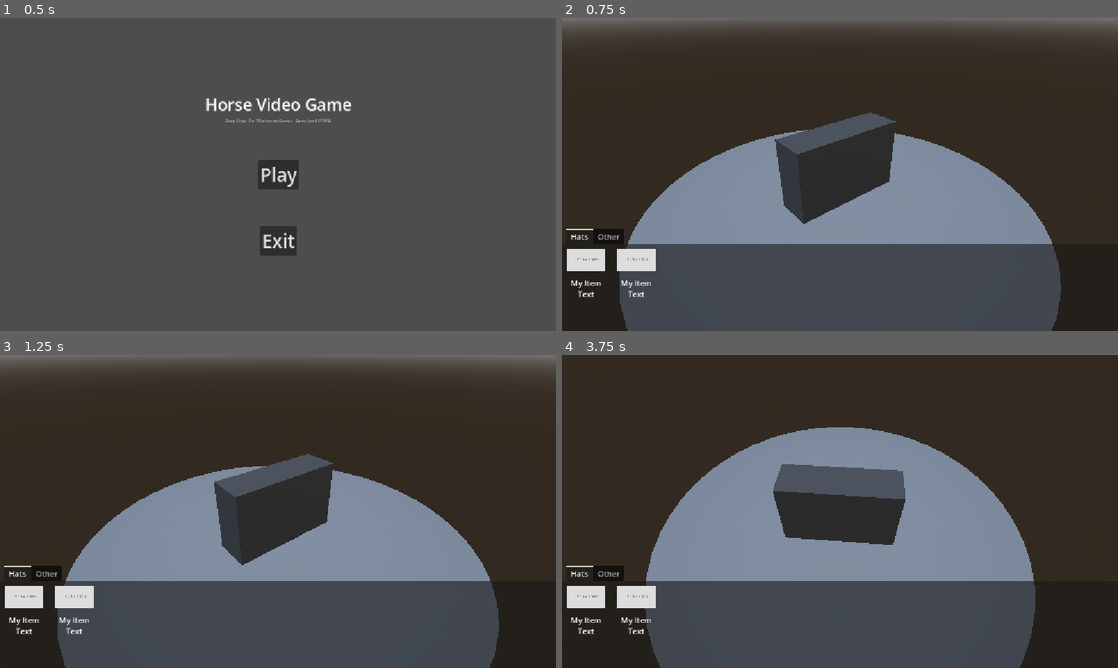
Above: before the commit, frames 1-4 (two rows, left to right).
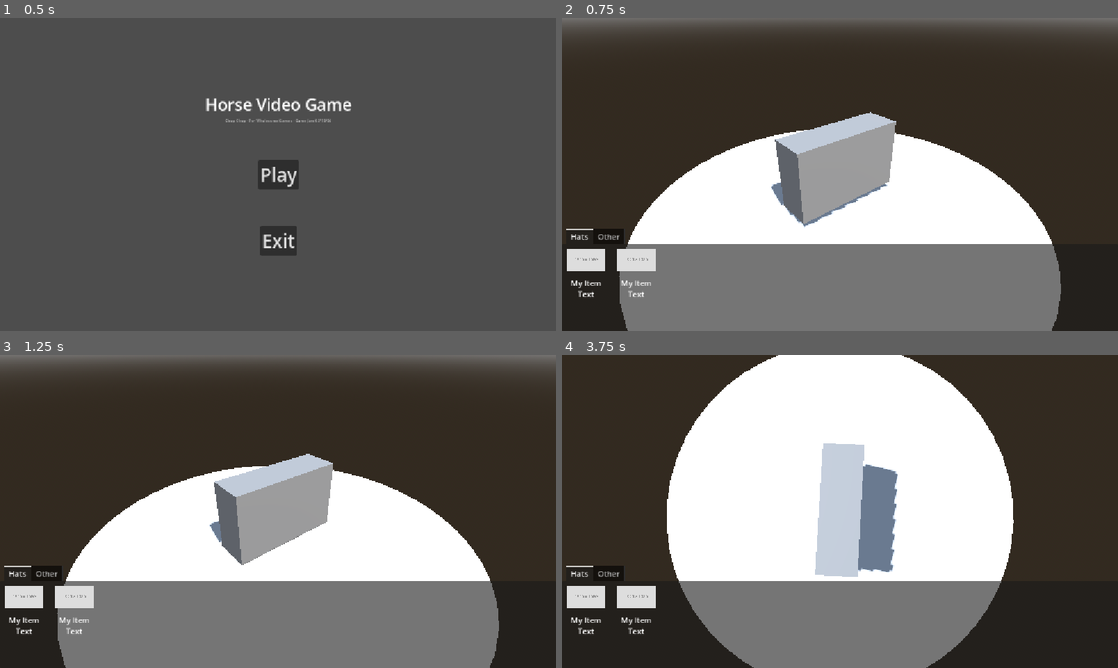
Above: after the commit, the same moments.

Repository: lukewhitingdev/gamejam-Bradys-Day-Out
Game: Godot game, scene res://Maps/MainMenuMap.tscn
Two runs of this game, one before a commit and one after it. Both use one fixed random seed, a clock stepped at 60 frames per second and the inputs below. The engine's default icon, where the game draws it, is replaced by a stand-in: a white triangle on a blue panel in a dark square.
Inputs (mouse positions are in pixels of both pictures, inside the frame that each line leads up to):
- Up to frame 1 (0.5 s): no input
- Up to frame 2 (0.75 s): click "Play" at 0.5 s
- Up to frame 3 (1.25 s): no input
- Up to frame 4 (3.75 s): tap Enter at 1.25, 2.75 s; move the mouse to (962, 495) at 1.27 s; hold Right mouse button (Right_Click) 1.28-2.03 s; tap Space at 2, 3.5 s; move the mouse to (812, 511) at 2.02 s; right-click (812, 511) at 2.1 s; move the mouse to (895, 442) at 2.77 s; hold Right mouse button (Right_Click) 2.78-3.53 s; move the mouse to (834, 517) at 3.52 s; right-click (834, 517) at 3.6 s

Frame 1 is identical in both runs. In frame 2, 42% of the frame differs, in the area x 10-90%, y 30-100%; in frame 3, 42%; in frame 4, 59%, in the area x 14-86%, y 0-100%.

Commit message:
Add dressup map shadows

Diff:
--- a/app/chopchop/GameObjects/dressup_camera.gd
+++ b/app/chopchop/GameObjects/dressup_camera.gd
@@ -20,6 +20,6 @@
 		Input.set_mouse_mode(Input.MOUSE_MODE_VISIBLE)
 
 	if event is InputEventMouseMotion && bMouseLook:
-		$SpringArm3D.rotation_degrees.y -= event.relative.x * 0.1
-		$SpringArm3D.rotation_degrees.x -= event.relative.y * 0.1
+		$SpringArm3D.rotation_degrees.y -= event.relative.x * 0.3
+		$SpringArm3D.rotation_degrees.x -= event.relative.y * 0.3
 		$SpringArm3D.rotation_degrees.x = clamp($SpringArm3D.rotation_degrees.x, -89, 2)
--- a/app/chopchop/Maps/DressupMap.tscn
+++ b/app/chopchop/Maps/DressupMap.tscn
@@ -25,9 +25,10 @@
 [node name="DressupCamera" parent="." unique_id=648718780 instance=ExtResource("1_w1bt5")]
 transform = Transform3D(1, 0, 0, 0, 1, 0, 0, 0, 1, 0, 0.49659622, 0)
 
-[node name="SpotLight3D" type="SpotLight3D" parent="." unique_id=1223098705]
-transform = Transform3D(1, 0, 0, 0, -4.371139e-08, 1, 0, -1, -4.371139e-08, 0, 10.807005, 0)
-spot_range = 21.871
+[node name="DirectionalLight3D" type="DirectionalLight3D" parent="." unique_id=825842716]
+transform = Transform3D(0.8067472, 0.18124612, 0.56241345, -0.56676304, -0.031889994, 0.82326347, 0.16714866, -0.9829206, 0.07699642, 3.3882654, 10.050013, 0.40582454)
+shadow_enabled = true
+shadow_bias = 0.0
 
 [node name="WorldEnvironment" type="WorldEnvironment" parent="." unique_id=197145423]
 environment = SubResource("Environment_h66jr")
Not shown, changed: app/chopchop/export_presets.cfg
Not shown, changed: .gitignore
